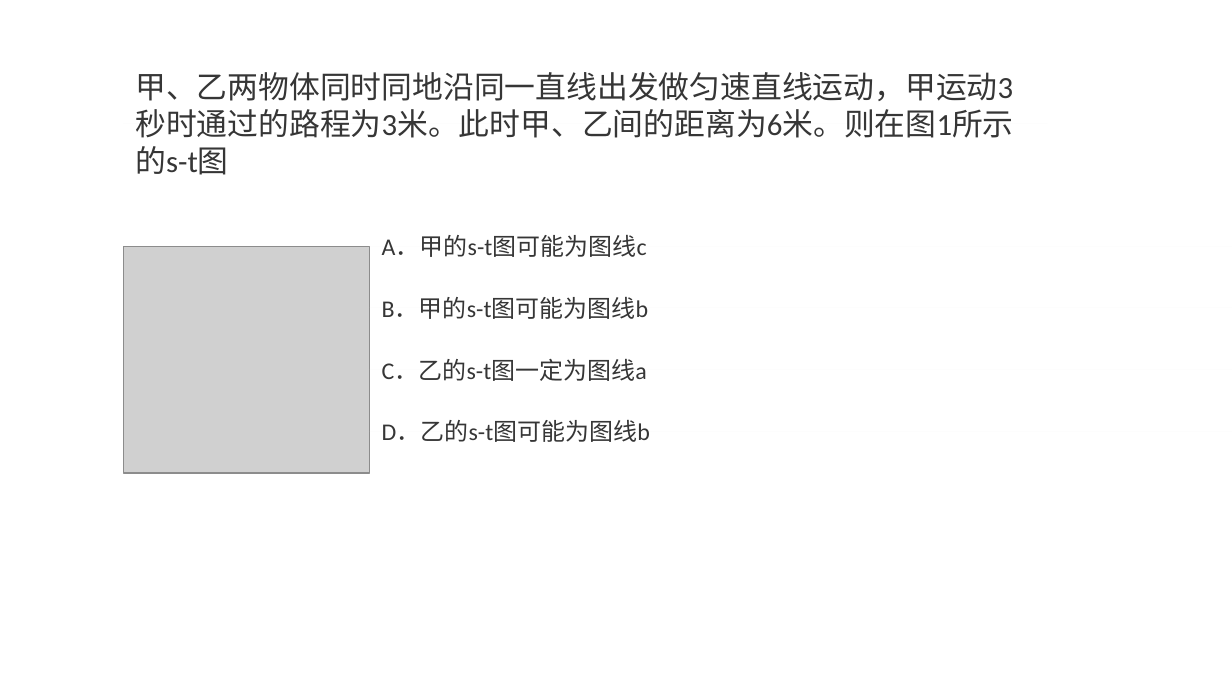
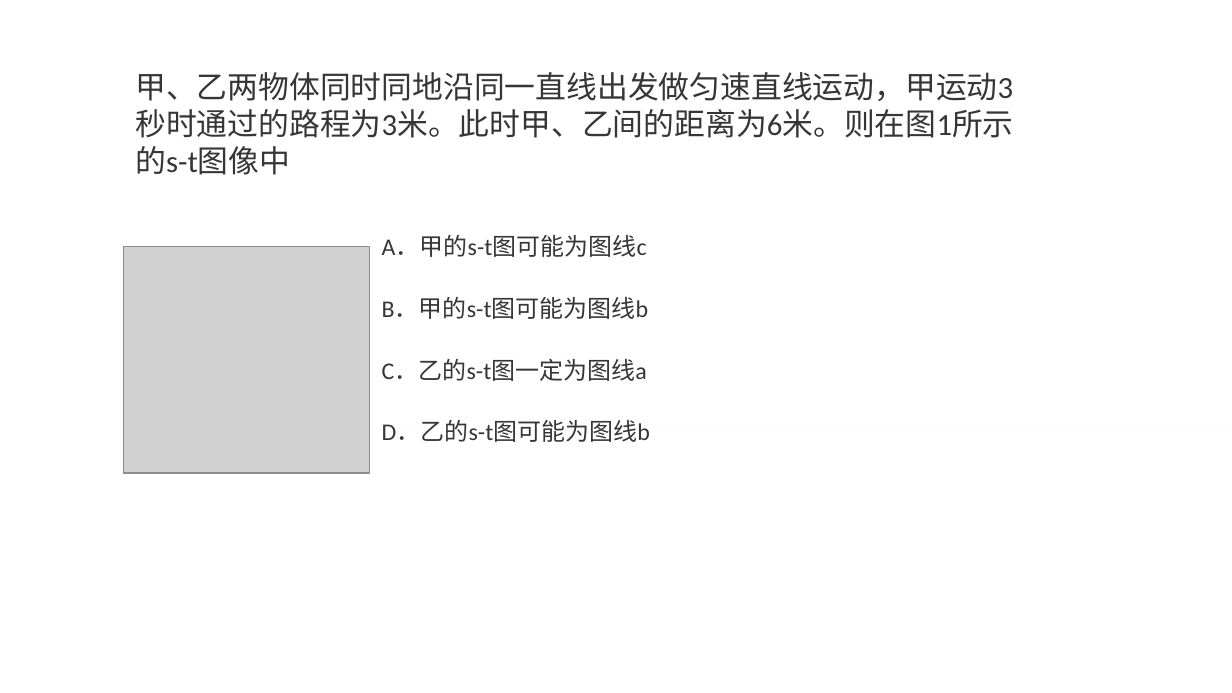
Before and after one commit to momoko8443/mang_project, a slide deck: slide 7 of question.pptx. Drawn at 1232x693 pixels with LibreOffice and Linux fonts; fonts in the diff are those of the drawing; grey boxes stand for pictures. Boxes give left, top, right and bottom in pixels: in the first picture for what was removed or moved away, otherwise in the second. Text is boxed around its words. In the diff, an @@ line names an element or a change of style, - is before the commit and + after.

```diff
--- a/question.pptx
+++ b/question.pptx
@@ text in rectangle at [135, 72, 1013, 175]: text changed @@
-甲、乙两物体同时同地沿同一直线出发做匀速直线运动，甲运动3秒时通过的路程为3米。此时甲、乙间的距离为6米。则在图1所示的s-t图
+甲、乙两物体同时同地沿同一直线出发做匀速直线运动，甲运动3秒时通过的路程为3米。此时甲、乙间的距离为6米。则在图1所示的s-t图像中
```
Also in this commit, not shown: 5 other slides changed, 30 other files.
